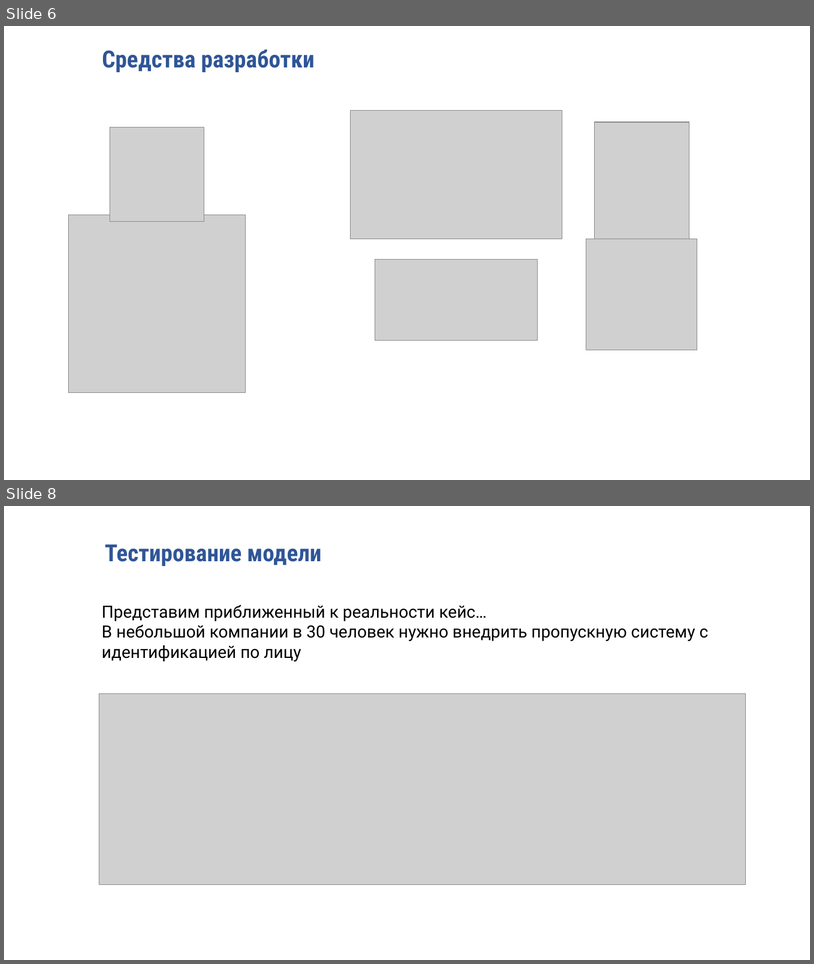
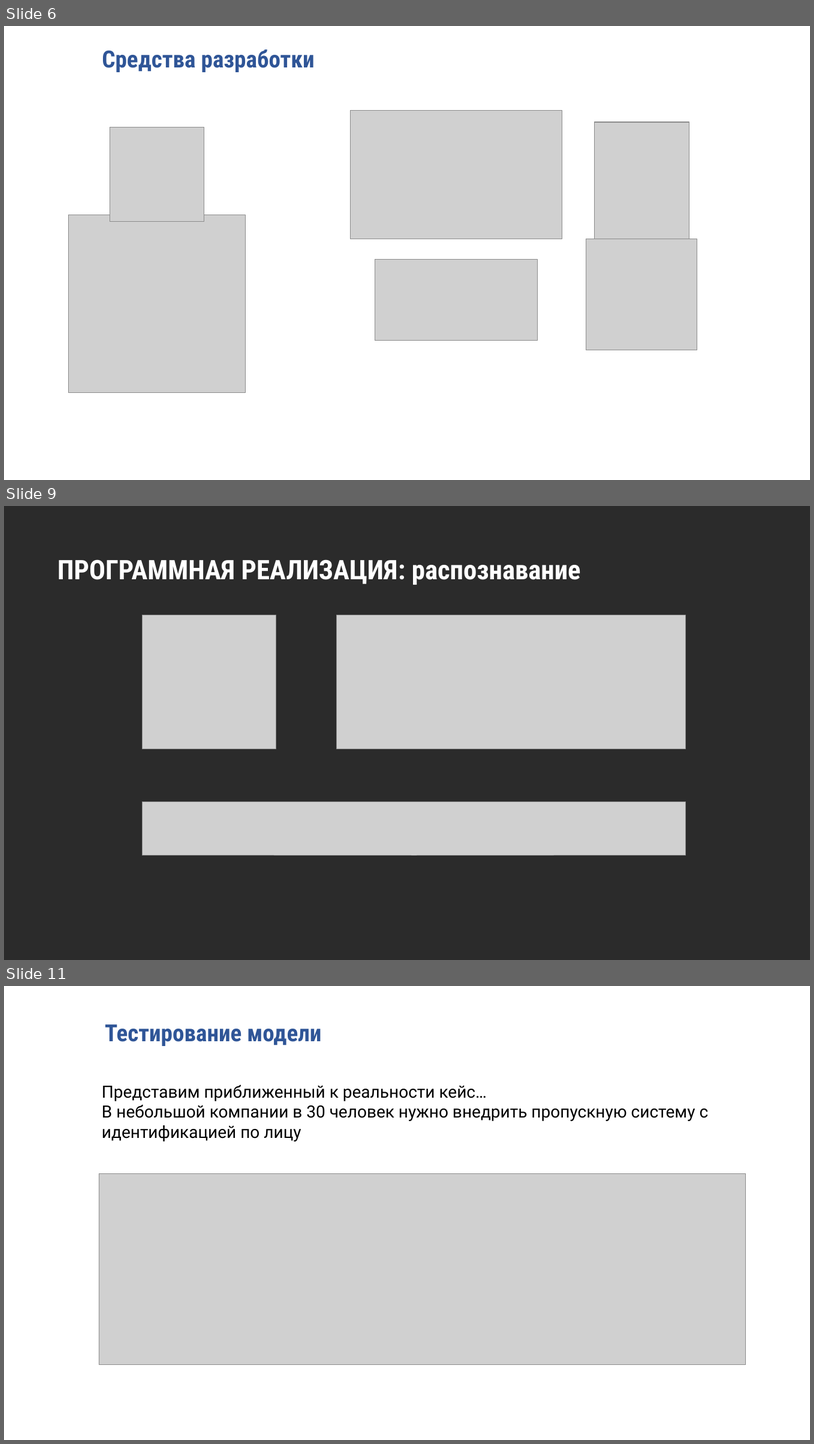
Before and after one commit to kemper0110/face-recog, a slide deck: presentation.pptx. Shown one above the other, each under a label of ours: slides 6 and 8 before the commit, slides 6, 9 and 11 after it; the slides between them are not shown. The pictures are 814x964 and 814x1444 pixels, drawn with LibreOffice and Linux fonts; fonts in the diff are those of the drawing; grey boxes stand for pictures; background and template pictures are left out; a plain dark background stands for a picture behind light text. Boxes give left, top, right and bottom in pixels: in the first picture for what was removed or moved away, otherwise in the second. Text is boxed around its words. In the diff, an @@ line names an element or a change of style, - is before the commit and + after.

```diff
--- a/presentation.pptx
+++ b/presentation.pptx
@@ slide 9 added at <box>4,506,810,960</box>, background picture (left out) @@
@@ text added at <box>57,559,581,585</box>, 32 pt, text #FFFFFF, bold @@
+ПРОГРАММНАЯ РЕАЛИЗАЦИЯ: распознавание
@@ picture added at <box>143,615,276,748</box> @@
@@ picture added at <box>337,615,686,748</box> @@
@@ picture added at <box>143,802,686,855</box> @@
@@ what was slide 8 is now slide 11 @@
```
Also in this commit, not shown: 2 slides changed, 2 other slides added, 9 other files.
